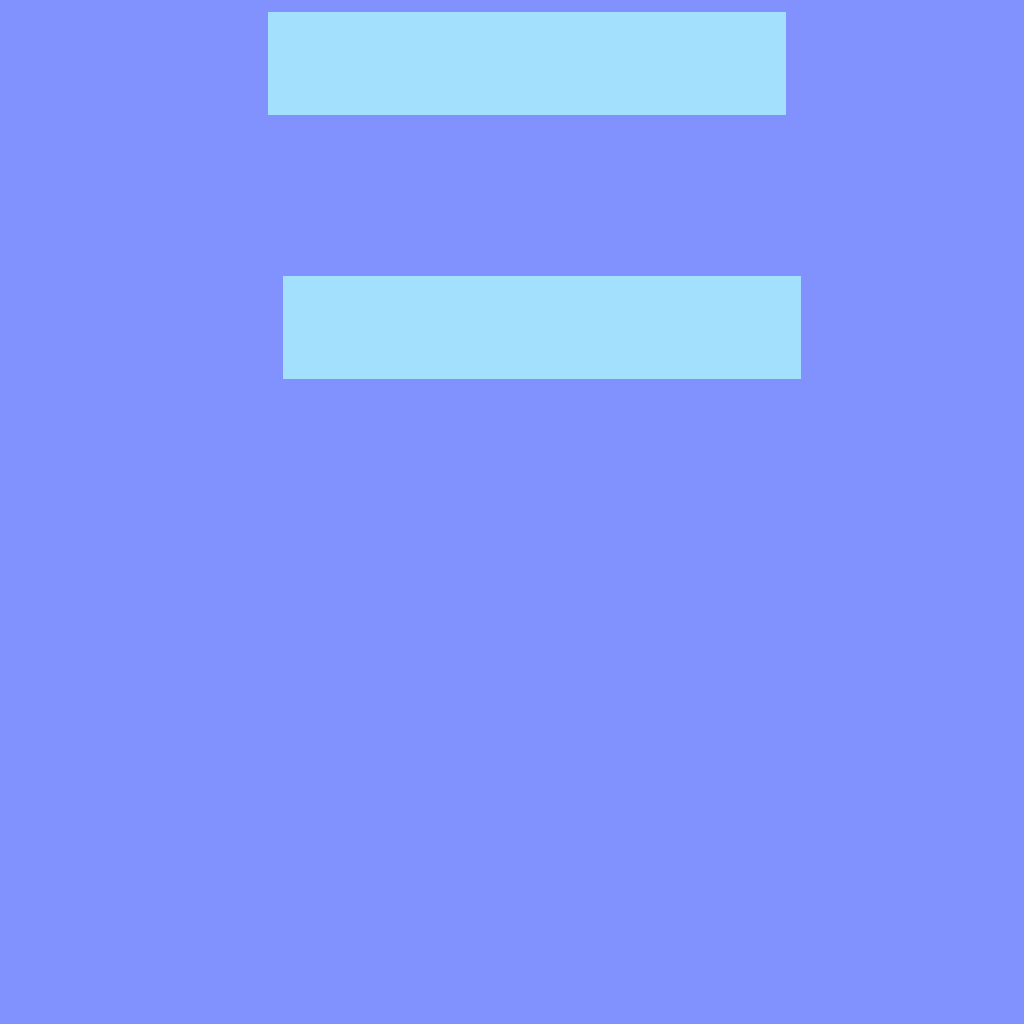
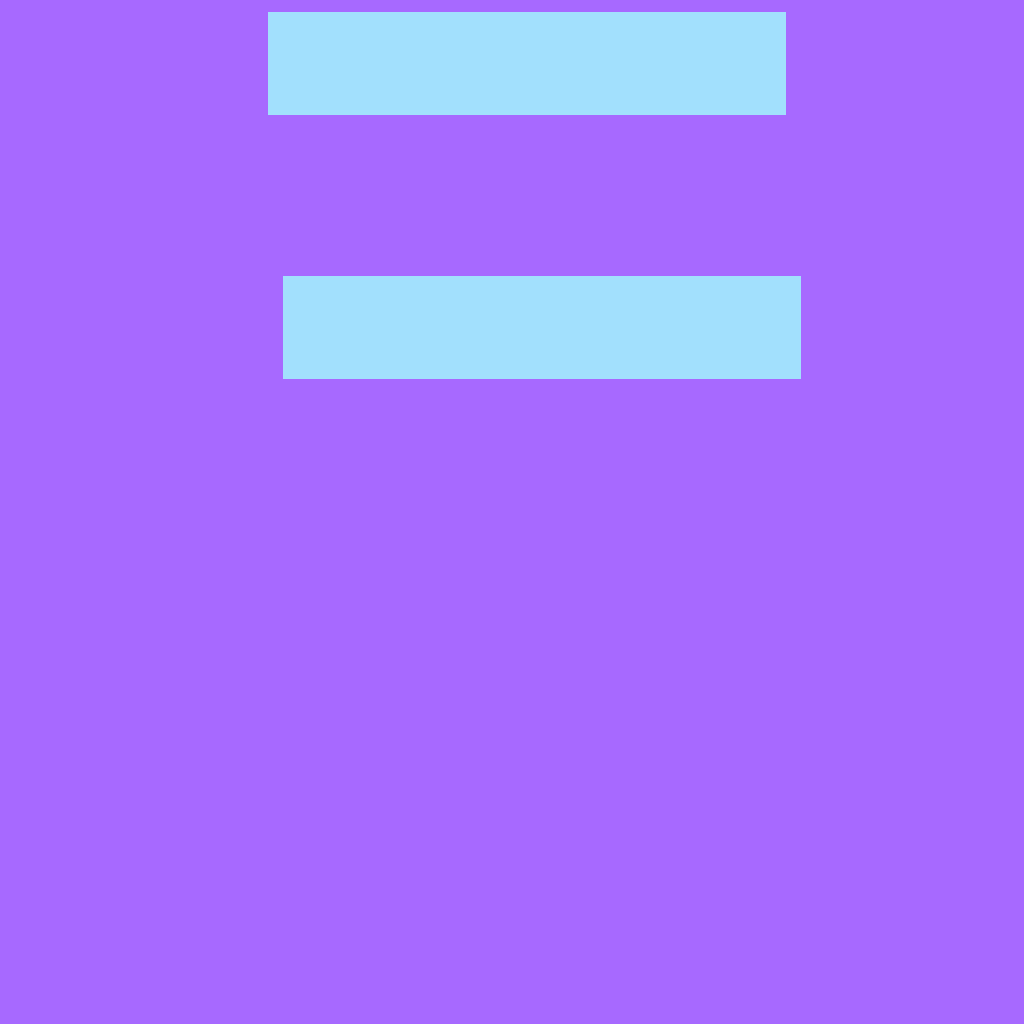
Layered file, before and after one edit (1024px x 1024px). Changes by layer:
painted on "Layer 5" over [0, 0, 1024, 1024]
